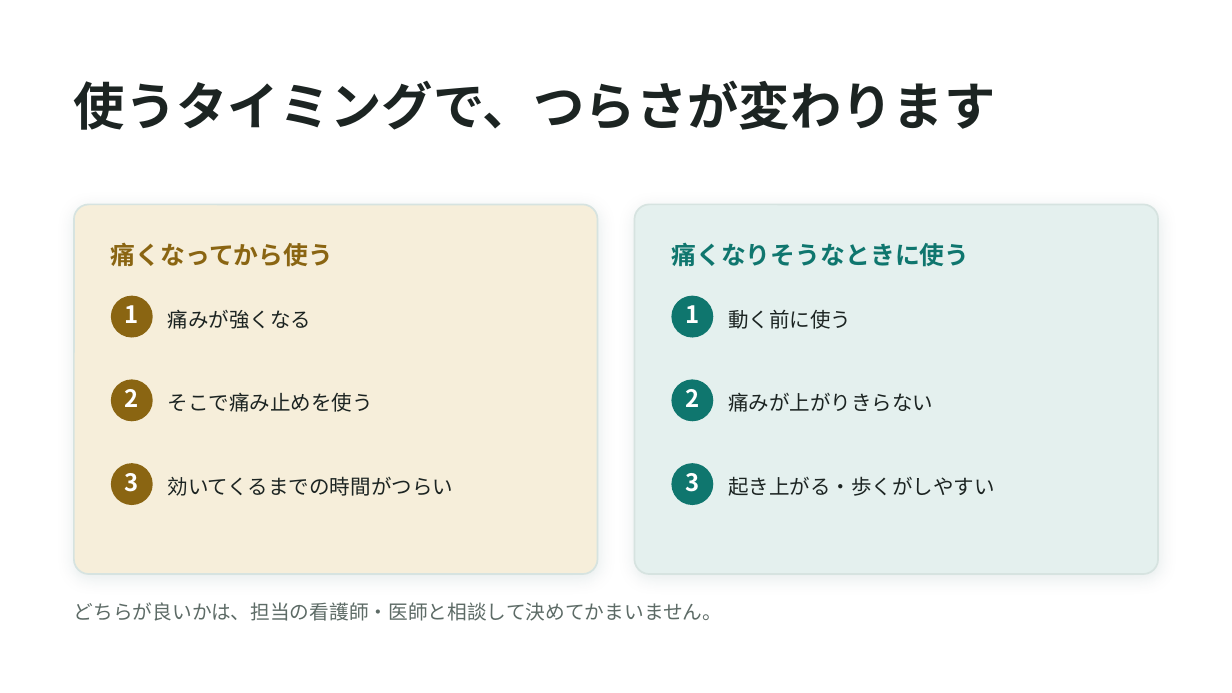
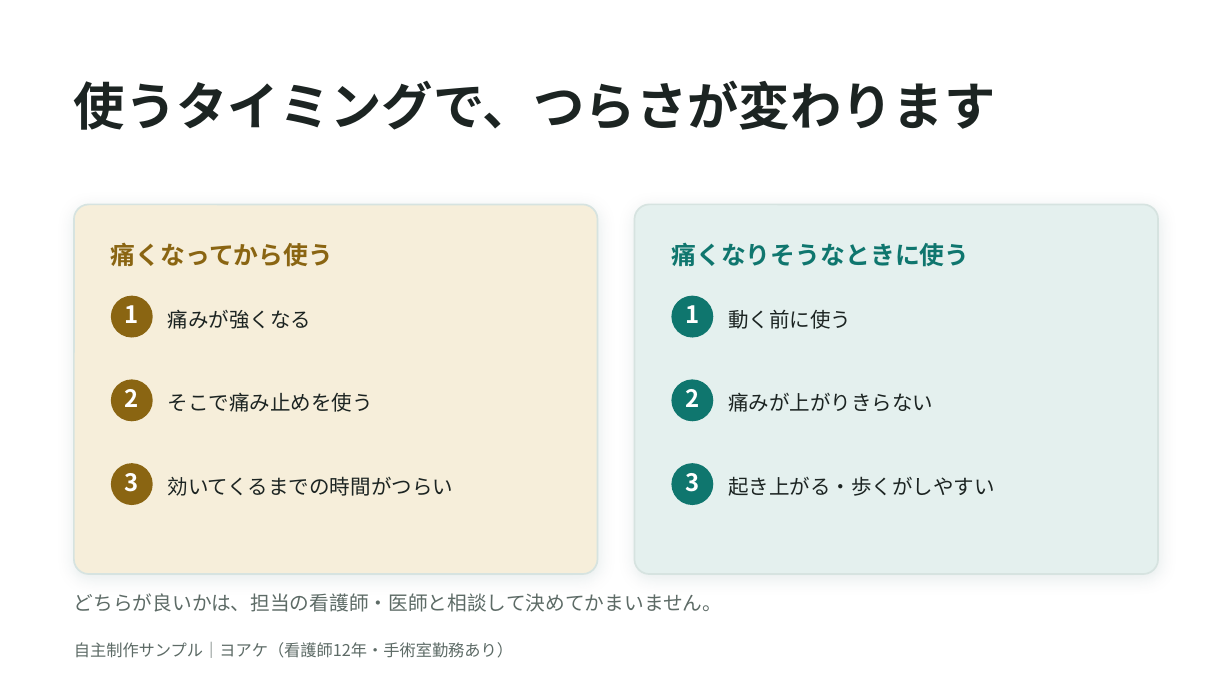
Before and after one commit to yoake-writer/yoake-writer.github.io, a slide deck: slide 4 of works/shiryo/術後の痛みの説明資料_サンプル_ヨアケ.pptx. Drawn at 1232x693 pixels with LibreOffice and Linux fonts; fonts in the diff are those of the drawing. Boxes give left, top, right and bottom in pixels: in the first picture for what was removed or moved away, otherwise in the second. Text is boxed around its words. In the diff, an @@ line names an element or a change of style, - is before the commit and + after.

```diff
--- a/works/shiryo/術後の痛みの説明資料_サンプル_ヨアケ.pptx
+++ b/works/shiryo/術後の痛みの説明資料_サンプル_ヨアケ.pptx
@@ text "どちらが良いかは、担当の看護師・医師と相談して決めてかまいません。": place and size @@
-text "どちらが良いかは、担当の看護師・医師と相談して決めてかまいません。" at box(74, 602, 722, 621)
+text "どちらが良いかは、担当の看護師・医師と相談して決めてかまいません。" at box(74, 593, 722, 612)
@@ text added at box(74, 642, 513, 658), 9.5 pt, text #5D6B66 @@
+自主制作サンプル｜ヨアケ（看護師12年・手術室勤務あり）
```
Also in this commit, not shown: 5 other slides changed, 8 other files.
